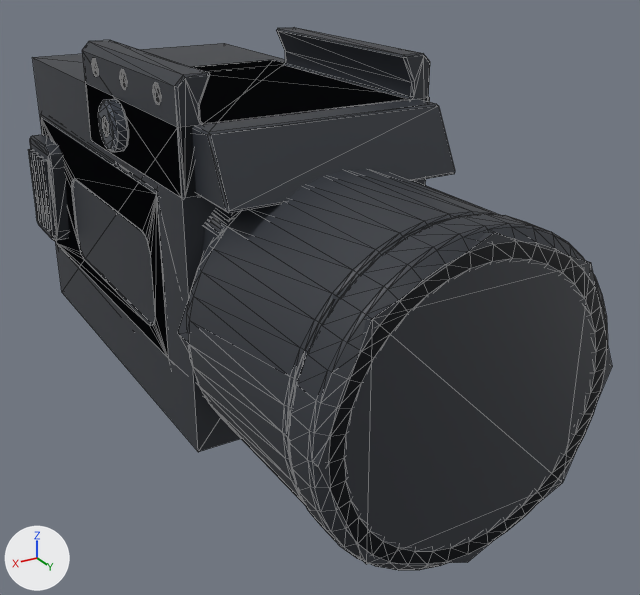
The glTF model assets/models/replicaParts/cyber.glb as it was, and as the next commit left it.
Rendered twice from a camera (50 mm lens) standing at (0.0386, 0.1554, -0.0117) and looking at (-0.004, 0.0844, -0.0473). The lights are fixed; the arrows at lower left show +X, +Y and +Z. The picture after the commit comes second. Mesh edges are drawn as thin lines. Where no turn or scale is listed for an object, it has been applied to the vertices. Vertices at exactly the same position are counted once.

Script lines for the objects in view, before the commit:
```python
me_light_weapontorch = bpy.data.meshes.new('light_weaponTorch')
me_light_weapontorch.from_pydata(...)  # 1717 vertices, 3256 faces; spans x -0.0151..0.0145, y -0.0338..0.0355, z -0.0314..0.0039
# faces by material slot: [2674, 124, 266, 192]
me_light_weapontorch.materials.append(mat_detail)  # dark grey #30343b
me_light_weapontorch.materials.append(mat_metal)  # dark grey #5a606a
me_light_weapontorch.materials.append(mat_rubber)  # black #16171a
me_light_weapontorch.materials.append(mat_torchlens)  # white #f4f1e4
me_light_weapontorch_figure = bpy.data.meshes.new('light_weaponTorch_Figure')
me_light_weapontorch_figure.from_pydata(...)  # a box spanning x -0.0124..0.0124, y -0.032..0.012, z -0.03..0.0; an 8-sided cylinder along y spanning x -0.0136..0.0136, y 0.012..0.0355, z -0.0312..-0.004
me_light_weapontorch_figure.materials.append(mat_detail)  # dark grey #30343b
ob_light_weapontorch = bpy.data.objects.new('light_weaponTorch', me_light_weapontorch)
ob_light_weapontorch.location = (0.0, 0.078, -0.027)
ob_light_weapontorch_figure = bpy.data.objects.new('light_weaponTorch_Figure', me_light_weapontorch_figure)
ob_light_weapontorch_figure.location = (0.0, 0.078, -0.027)
```
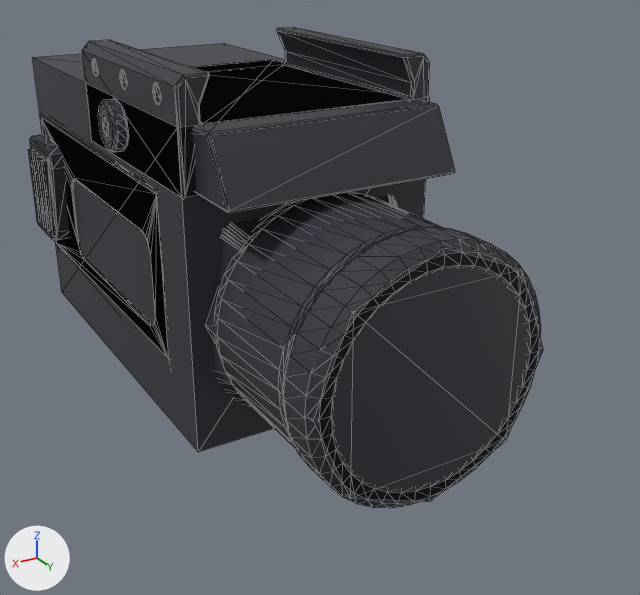
Pixel boxes (x1, y1, x2, y2) of what changed, in the pictures (640 x 595 px; the box of a moved part takes in the faces that stretch with it):
'light_weaponTorch', reshaped (12% narrower, 11% shorter)
    before: (28, 27, 608, 570)
    after: (28, 27, 541, 508)
'light_weaponTorch_Figure', reshaped (12% narrower, 12% shorter)
    before: (32, 43, 612, 564)
    after: (32, 43, 543, 502)
part 1 of me_light_weapontorch, rebuilt (23% narrower, 21% shorter)
    before: (187, 169, 608, 570)
    after: (215, 192, 541, 508)
part 2 of me_light_weapontorch, moved or reshaped (mostly hidden)
    before: (196, 209, 232, 400)
    after: (213, 195, 397, 407)
part 3 of me_light_weapontorch_figure, moved or reshaped
    before: (178, 213, 612, 564)
    after: (206, 202, 543, 502)

Patch to the scene script:
```diff
--- a/assets/models/replicaParts/cyber.glb.py
+++ b/assets/models/replicaParts/cyber.glb.py
@@ mat_led @@
+mat_led = principled_material('Led')
+mat_led.base_color = (0.871, 0.716, 0.305)  # yellow #f0dc96
+mat_led.roughness = 0.3
+mat_led.emission_color = (0.523, 0.429, 0.183)  # yellow #bfaf77
+mat_led.emission_strength = 1.0
@@ me_light_weapontorch @@
 # used by ob_light_weapontorch; location = (0.0, 0.078, -0.027)
-me_light_weapontorch.from_pydata(...)  # 1717 vertices, 3256 faces; spans x -0.0151..0.0145, y -0.0338..0.0355, z -0.0314..0.0039
+me_light_weapontorch.from_pydata(...)  # 1726 vertices, 3300 faces; spans x -0.0151..0.0145, y -0.0338..0.0305, z -0.03..0.0039
+# me_light_weapontorch part 1: the loose piece of 600 vertices spanning x -0.0138..0.0138, y 0.013..0.0355, z -0.0314..-0.0038 is rebuilt with 718 vertices and now spans x -0.0113..0.0113, y 0.013..0.0305, z -0.0289..-0.0063
+# me_light_weapontorch part 2
+# 6 vertices in x -0.0101..-0.0096, y 0.0137..0.014, z -0.0091..-0.0085 move by (0.0019, 0.0, -0.0017)
+# 6 vertices in x 0.0096..0.0101, y 0.0137..0.014, z -0.0091..-0.0085 move by (-0.0019, 0.0, -0.0017)
+# 4 vertices in x -0.0092..-0.0088, y 0.0139..0.014, z -0.0084..-0.008 move by (0.0018, 0.0, -0.0019)
+# 4 vertices in x 0.0088..0.0092, y 0.0139..0.014, z -0.0084..-0.008 move by (-0.0018, 0.0, -0.0019)
+# 3 vertices in x -0.0096..-0.0092, y 0.0137..0.014, z -0.0088..-0.0083 move by (0.0019, 0.0, -0.0018)
+# 3 vertices in x 0.0092..0.0096, y 0.0137..0.014, z -0.0088..-0.0083 move by (-0.0019, 0.0, -0.0018)
+# 58 vertices move from x -0.0121..0.0121, y 0.0137..0.014, z -0.0297..-0.0077 to x -0.0098..0.0098, y 0.0137..0.014, z -0.0274..-0.0096
+# other edits to the shape of me_light_weapontorch do not show in these pictures
 me_light_weapontorch.materials.append(mat_detail)
@@ me_light_weapontorch @@
 me_light_weapontorch.materials.append(mat_torchlens)
+me_light_weapontorch.materials.append(mat_led)  # yellow #f0dc96, glowing yellow #bfaf77
@@ me_light_weapontorch_figure @@
 # used by ob_light_weapontorch_figure; location = (0.0, 0.078, -0.027)
-me_light_weapontorch_figure.from_pydata(...)  # 24 vertices, 40 faces; spans x -0.0136..0.0136, y -0.032..0.0355, z -0.0312..0.0
+me_light_weapontorch_figure.from_pydata(...)  # 24 vertices, 40 faces; spans x -0.0124..0.0124, y -0.032..0.0305, z -0.03..0.0
+# me_light_weapontorch_figure part 3: the loose piece of 16 vertices spanning x -0.0136..0.0136, y 0.012..0.0355, z -0.0312..-0.004 is scaled about its middle by (0.809, 0.787, 0.809), then moved by (0.0, -0.0025, 0.0)
 me_light_weapontorch_figure.materials.append(mat_detail)
```
